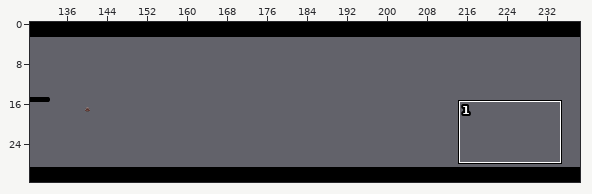
Level history. Tiled map: resources/data/maps/map08.tmx. Above, an overview of the earlier version with the close-up marked.
Close-up. Earlier state:
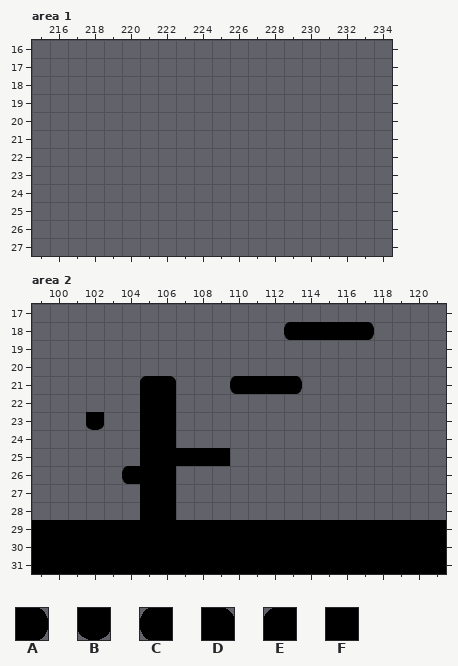
Cells are 32x32 px. Shown: area 1 x 215..234, y 16..27; area 2 x 99..121, y 17..31. The commit also changed other parts of the map, which this record leaves out.
Key: from "bw_smoothies": A 1, B 2, C 3, D 4, E 7, F 8.
_ is an empty cell.
Layer "mapplayer" before, area 2, first column x 99:
17 _______________________
18 ______________CFFFA____
19 _______________________
20 _______________________
21 ______ED___CFFA________
22 ______FF_______________
23 ___B__FF_______________
24 ______FF_______________
25 ______FFFFF____________
26 _____CFF_______________
27 ______FF_______________
28 ______FF_______________
29 FFFFFFFFFFFFFFFFFFFFFFF
30 FFFFFFFFFFFFFFFFFFFFFFF
31 FFFFFFFFFFFFFFFFFFFFFFF
After the commit:
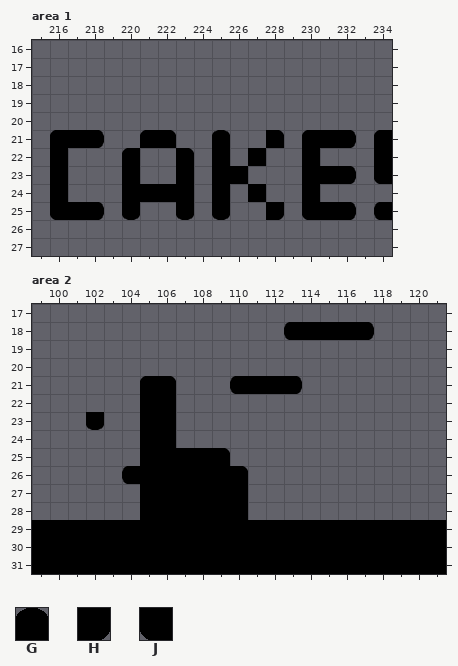
Further tiles: from "bw_smoothies": G 0, H 5, J 6.
Change:
{"where": "layer \"mapplayer\", area 1"}
{"y":21,"x":216,"old":"___","new":"EFA"}
{"y":21,"x":221,"old":"__","new":"ED"}
{"y":21,"x":225,"old":"_","new":"G"}
{"y":21,"x":228,"old":"_","new":"D"}
{"y":21,"x":230,"old":"___","new":"EFA"}
{"y":21,"x":234,"old":"_","new":"E"}
{"y":22,"x":216,"old":"_","new":"F"}
{"y":22,"x":220,"old":"_","new":"E"}
{"y":22,"x":223,"old":"_","new":"D"}
{"y":22,"x":225,"old":"_","new":"F"}
{"y":22,"x":227,"old":"_","new":"F"}
{"y":22,"x":230,"old":"_","new":"F"}
{"y":22,"x":234,"old":"_","new":"F"}
{"y":23,"x":216,"old":"_","new":"F"}
{"y":23,"x":220,"old":"_","new":"F"}
{"y":23,"x":223,"old":"_","new":"F"}
{"y":23,"x":225,"old":"__","new":"FF"}
{"y":23,"x":230,"old":"___","new":"FFA"}
{"y":23,"x":234,"old":"_","new":"J"}
{"y":24,"x":216,"old":"_","new":"F"}
{"y":24,"x":220,"old":"____","new":"FFFF"}
{"y":24,"x":225,"old":"_","new":"F"}
{"y":24,"x":227,"old":"_","new":"F"}
{"y":24,"x":230,"old":"_","new":"F"}
{"y":25,"x":216,"old":"___","new":"JFA"}
{"y":25,"x":220,"old":"_","new":"B"}
{"y":25,"x":223,"old":"_","new":"B"}
{"y":25,"x":225,"old":"_","new":"B"}
{"y":25,"x":228,"old":"_","new":"H"}
{"y":25,"x":230,"old":"___","new":"JFA"}
{"y":25,"x":234,"old":"_","new":"C"}
{"where": "layer \"mapplayer\", area 2"}
{"y":25,"x":109,"old":"F","new":"D"}
{"y":26,"x":107,"old":"____","new":"FFFD"}
{"y":27,"x":107,"old":"____","new":"FFFF"}
{"y":28,"x":107,"old":"____","new":"FFFF"}
{"label":"added","picture_box":[50,130,104,220]}
{"label":"added","picture_box":[122,130,194,220]}
{"label":"added","picture_box":[212,130,284,220]}
{"label":"added","picture_box":[302,130,356,220]}
{"label":"added","picture_box":[374,130,392,184]}
{"label":"added","picture_box":[374,202,392,220]}
{"label":"changed","picture_box":[176,448,248,520]}
